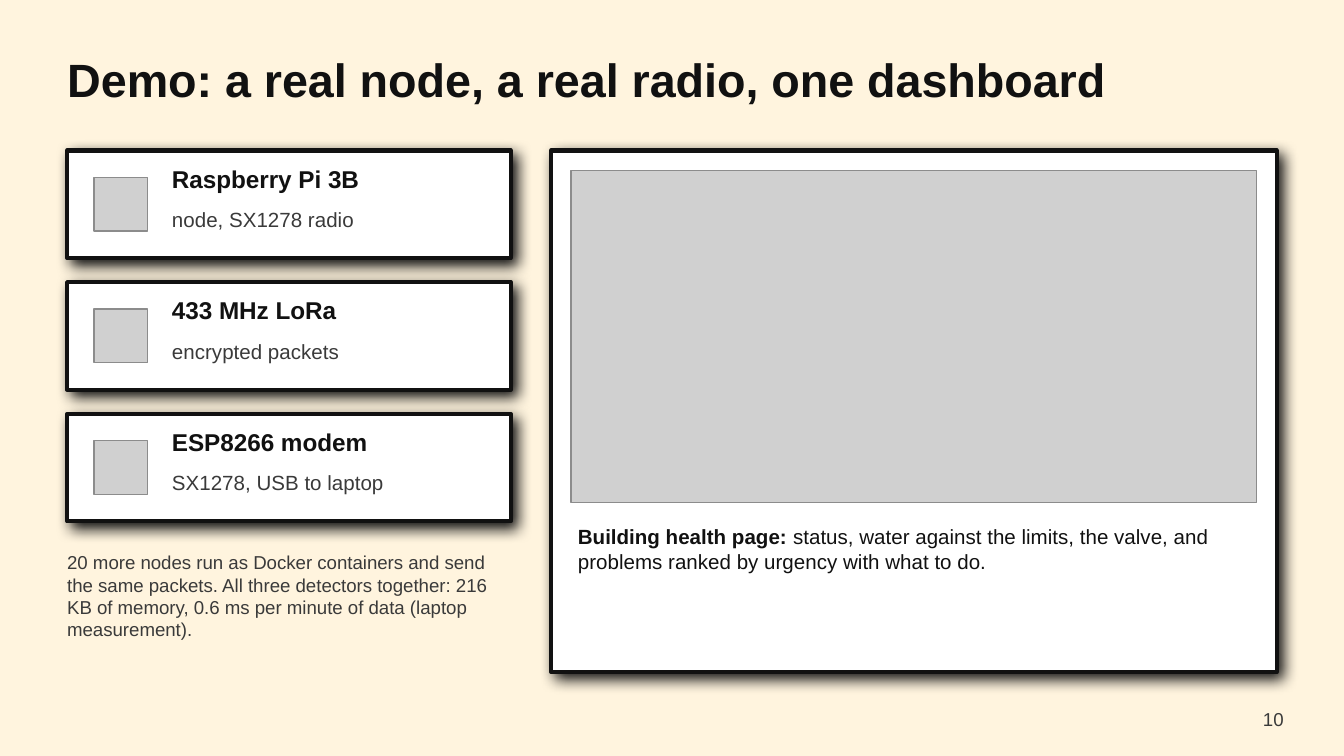
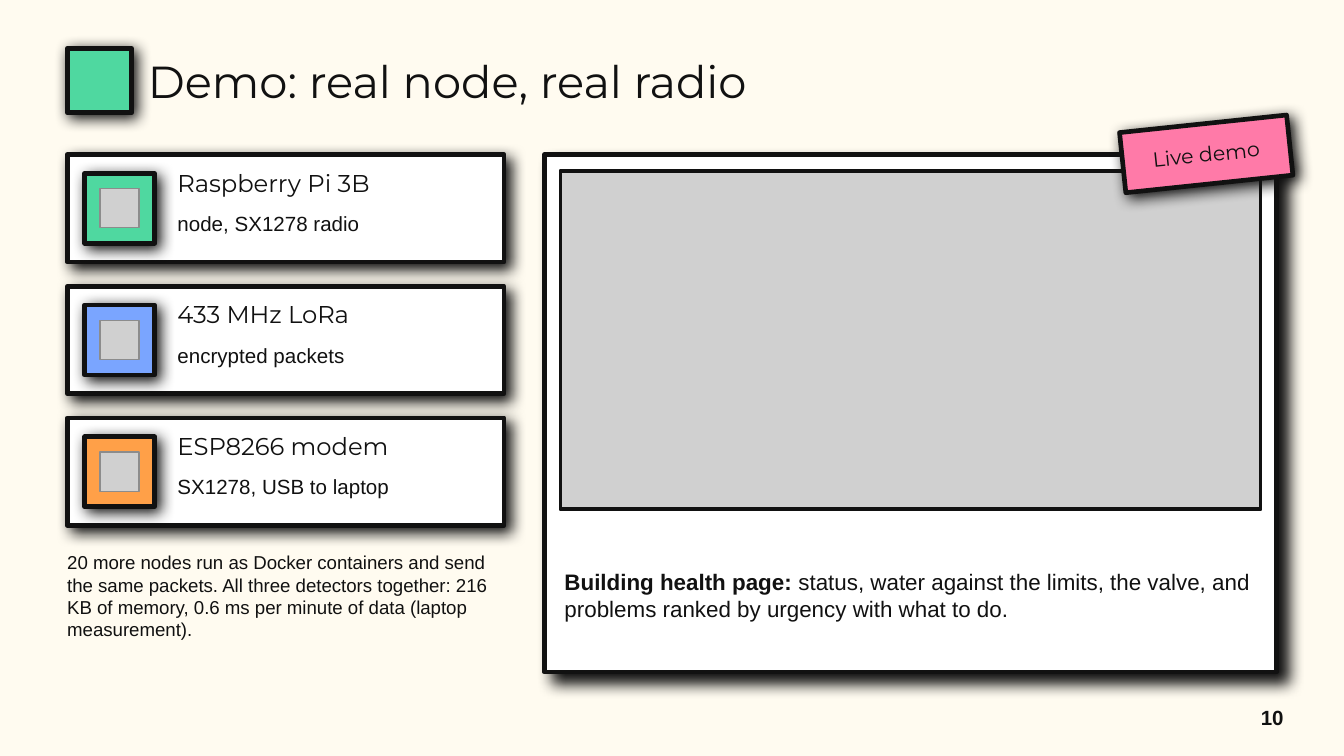
Before and after one commit to riyaa42/aqua_edge, a slide deck: slide 10 of presentation/final/aqua_edge_final_neobrutalism.pptx. Drawn at 1344x756 pixels with LibreOffice and Linux fonts; fonts in the diff are those of the drawing; grey boxes stand for pictures. Boxes give left, top, right and bottom in pixels: in the first picture for what was removed or moved away, otherwise in the second. Text is boxed around its words. In the diff, an @@ line names an element or a change of style, - is before the commit and + after.

```diff
--- a/presentation/final/aqua_edge_final_neobrutalism.pptx
+++ b/presentation/final/aqua_edge_final_neobrutalism.pptx
@@ background #FFF4DE to #FFFBF0 @@
@@ rectangle added at <box>67,48,132,113</box>, fill #4FD8A0, outline #111111 2.5 pt @@
@@ title at <box>148,64,747,105</box>: text changed; size 25 to 24 pt; font Arial to Montserrat; bold off @@
-Demo: a real node, a real radio, one dashboard
+Demo: real node, real radio
@@ rectangle added at <box>1120,115,1293,193</box>, fill #FF7AA8, outline #111111 2.5 pt @@
@@ text added at <box>1154,145,1261,167</box>, 11 pt, text #111111 @@
+Live demo
@@ rectangle: place and size @@
-rectangle at <box>67,151,511,258</box>
+rectangle at <box>67,155,504,262</box>
@@ rectangle added at <box>85,173,155,243</box>, fill #4FD8A0, outline #111111 2.5 pt @@
@@ font Arial to Montserrat, bold off in 3 elements at <box>177,306,349,323</box>, <box>177,437,389,455</box>, <box>177,174,370,197</box> @@
@@ rectangle: place and size @@
-rectangle at <box>551,151,1277,672</box>
+rectangle at <box>544,155,1277,672</box>
@@ rectangle at <box>544,155,1277,672</box>: outline #111111 2.25 pt to #111111 2.5 pt; shadow changed @@
@@ picture: place and size @@
-picture at <box>571,171,1257,503</box>
+picture at <box>560,171,1261,509</box>
@@ rectangle added at <box>560,171,1261,509</box>, outline #111111 2 pt @@
@@ picture: place and size @@
-picture at <box>94,177,148,231</box>
+picture at <box>99,188,138,227</box>
@@ rectangle: place and size @@
-rectangle at <box>67,282,511,390</box>
+rectangle at <box>67,286,504,394</box>
@@ rectangle added at <box>85,305,155,375</box>, fill #7AA5FF, outline #111111 2.5 pt @@
@@ picture: place and size @@
-picture at <box>94,309,148,363</box>
+picture at <box>99,320,138,359</box>
@@ outline #111111 2.25 pt to #111111 2.5 pt in 3 elements at <box>67,286,504,394</box>, <box>67,155,504,262</box>, <box>67,418,504,526</box> @@
@@ rectangle: place and size @@
-rectangle at <box>67,414,511,521</box>
+rectangle at <box>67,418,504,526</box>
@@ rectangle added at <box>85,437,155,507</box>, fill #FFA048, outline #111111 2.5 pt @@
@@ picture: place and size @@
-picture at <box>94,441,148,495</box>
+picture at <box>99,452,138,491</box>
@@ text colour #3A3A3A to #111111 in 4 elements at <box>67,555,487,640</box>, <box>177,216,359,234</box>, <box>177,348,344,368</box>, <box>177,479,389,499</box> @@
@@ text "Building health page: status, water ...": place and size @@
-text "Building health page: status, water ..." at <box>578,529,1208,574</box>
+text "Building health page: status, water ..." at <box>564,573,1249,622</box>
@@ text "Building health page: status, water ..." at <box>564,573,1249,622</box>: size 11 to 12 pt; vertical alignment top to middle @@
@@ page number at <box>1261,710,1284,726</box>: size 10 to 11 pt, text colour #3A3A3A to #111111, bold on @@
```
Also in this commit, not shown: 11 other slides changed, 1 other file.
